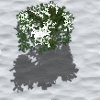
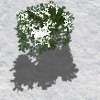
Comparing the layer stacks of the two 100x100 images. Changes:
painted on "Pasted Layer" over [0, 0, 100, 100]
